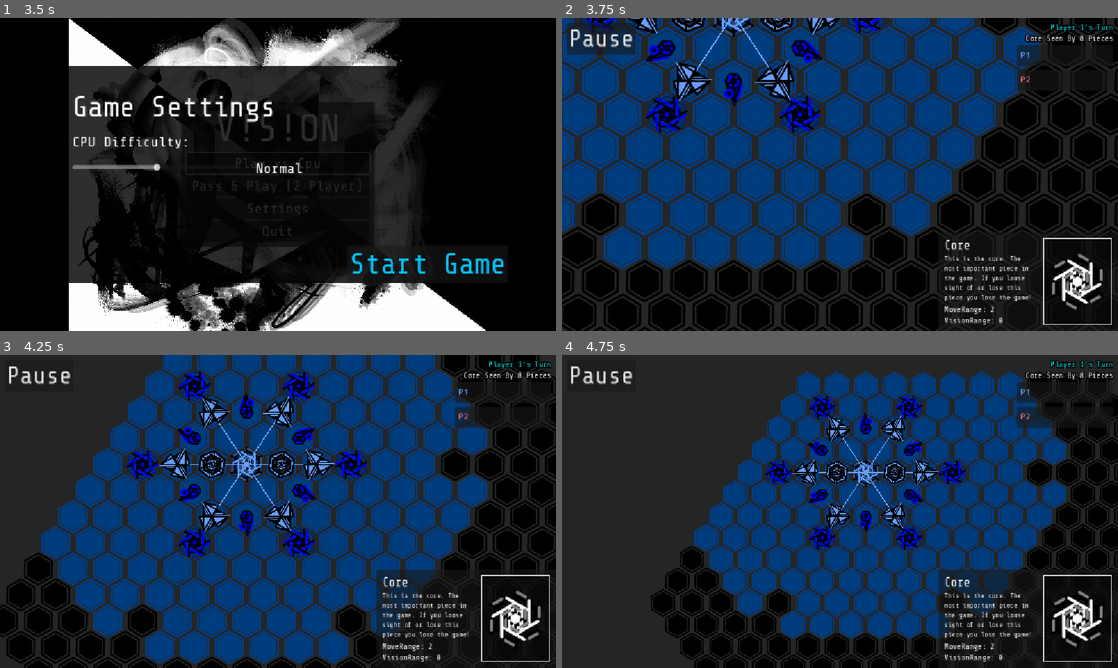
Above: before the commit, frames 1-4 (two rows, left to right).
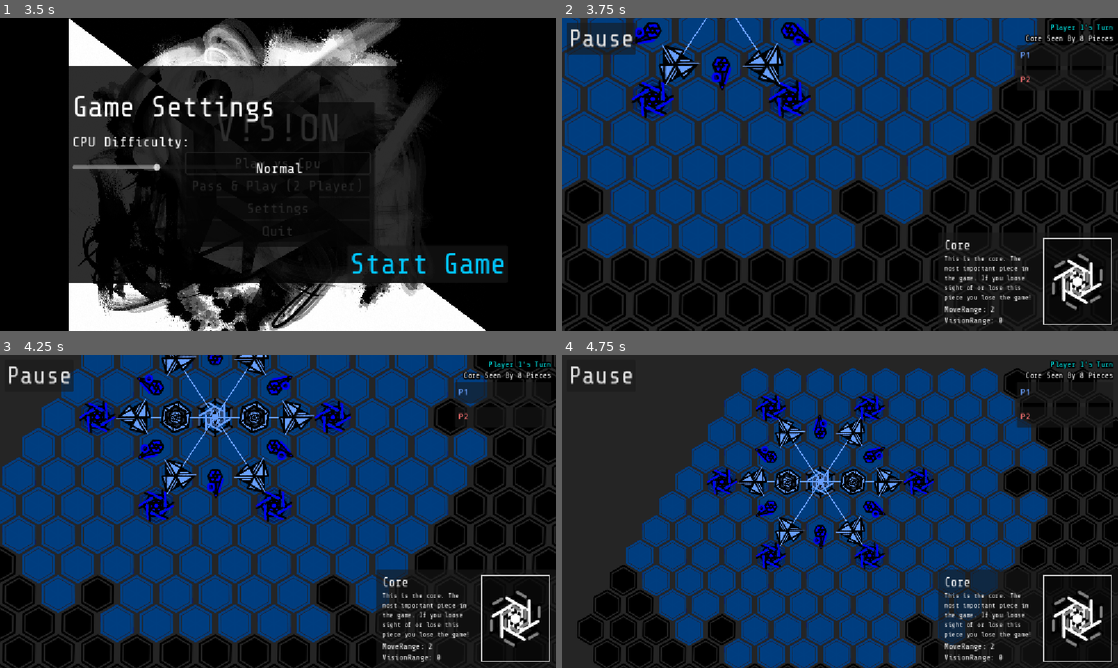
Above: after the commit, the same moments.

Repository: petesamerson/V-s-on
Game: Godot game, scene res://main_menu.tscn
Same seed, same stepped clock (60 frames per second), same inputs: the game is played once before the commit and once after it.
Inputs (mouse positions are in pixels of both pictures, inside the frame that each line leads up to):
- Up to frame 1 (3.5 s): click "Play vs Cpu" at 0.5 s; click "Play vs Cpu" at 1.25 s; click "Pass & Play (2 Player)" at 2 s; click "Pass & Play (2 Player)" at 2.75 s
- Up to frame 2 (3.75 s): click "Start Game" at 3.5 s
- Up to frame 3 (4.25 s): no input
- Up to frame 4 (4.75 s): drag from (806, 464) to (862, 386) at 4.27 s

Frame 1 is identical in both runs. In frame 2, 42% of the frame differs, in the area x 0-100%, y 0-100%; in frame 3, 50%; in frame 4, 43%.

Commit message:
AI Changes

Diff:
--- a/CPUPlayer.gd
+++ b/CPUPlayer.gd
@@ -1,5 +1,13 @@
 extends Node
 class_name CPUPlayer
+
+const CORE_CAPTURE_ENDGAME_PIECES := 3
+
+const EYE_MOVE_ENDGAME_PIECES_LEFT := 6
+const EYE_MOVE_ENDGAME_BONUS := 45.0
+
+const CORE_MOVE_ENDGAME_PIECES_LEFT := 4
+const CORE_MOVE_ENDGAME_BONUS := 60.0
 
 @export var player_number: int = 2
 @export_range(1,5) var difficulty: int = 5
@@ -31,6 +39,8 @@
 			enemy_last_seen[enemy.get_instance_id()] = enemy.get_cur_pos()
 
 	board.regenerate_all_piece_moves(enemy_player, true)
+
+	var visible_enemy_core := find_visible_core(enemy_player)
 
 	var own_core := find_core(player_number)
 	var core_under_attack := (
@@ -38,6 +48,8 @@
 		# and has_visible_attacker(own_core)
 		and board.is_piece_under_attack(own_core)
 	)
+
+	var non_core_pieces_left := count_non_core_pieces()
 
 	var actions: Array[Dictionary] = []
 
@@ -55,6 +67,35 @@
 			destinations = piece.generate_possible_moves(piece.get_cur_pos())
 
 		for destination in destinations:
+			if (
+				piece is CorePiece
+				and non_core_pieces_left > CORE_MOVE_ENDGAME_PIECES_LEFT
+				and not is_running_away(piece, destination)
+			):
+				continue
+
+			if (
+				piece is EyePiece
+				and non_core_pieces_left > EYE_MOVE_ENDGAME_PIECES_LEFT
+				and not is_running_away(piece, destination)
+			):
+				continue
+
+			if (
+				piece is EyePiece
+				and visible_enemy_core != null
+				and visible_enemy_core.cur_moves.has(destination)
+				and moves_from_position(piece, destination).has(
+					visible_enemy_core.get_cur_pos()
+				)
+				and not board.can_enemy_recapture_after_move(
+					visible_enemy_core,
+					destination,
+					piece
+				)
+			):
+				continue
+
 			var randomness_by_difficulty := [40.0, 28.0, 18.0, 10.0, 5.0]
 			var randomness: float = randomness_by_difficulty[
 				clampi(difficulty - 1, 0, 4)
@@ -122,7 +163,11 @@
 			continue
 		if not board.hasCellInVision(player_number, enemy.get_cur_pos()):
 			continue
-		if enemy.cur_moves.has(destination):
+		var enemy_moves: Array[Vector2i] = enemy.cur_moves
+		if enemy is TowerRotatePiece:
+			enemy_moves = (enemy as TowerRotatePiece).cur_possible_rotate_moves
+
+		if enemy_moves.has(destination):
 			return true
 
 	return false
@@ -149,17 +194,33 @@
 
 	var score: float = 0.0
 
+	# var captured_threatens_core := (
+	# 	captured != null
+	# 	and captured.cur_moves.has(own_core.get_cur_pos())
+	# )
+	# if core_under_attack and piece is CorePiece:
+	# 	if captured_threatens_core:
+	# 		score += 1600.0
+	# 	else:
+	# 		score += 100.0
+
 	var captured_threatens_core := (
 		captured != null
-		and captured.cur_moves.has(own_core.get_cur_pos())
+		and get_capture_moves(captured).has(own_core.get_cur_pos())
 	)
-	if core_under_attack and piece is CorePiece:
-		if captured_threatens_core:
-			score += 1600.0
+
+	var non_core_pieces_left := count_non_core_pieces()
+
+	if core_under_attack and captured_threatens_core:
+		if piece is CorePiece:
+			if non_core_pieces_left <= CORE_CAPTURE_ENDGAME_PIECES:
+				score += 1600.0
+			else:
+				score -= 5000.0
 		else:
-			score += 100.0
-		# if captured is CorePiece:
-		# 	return 100000.0
+			score += 2000.0
+	elif core_under_attack and piece is CorePiece:
+		score += 100.0
 
 	var own_support_after := count_core_support(
 		player_number,
@@ -200,6 +261,7 @@
 
 	var new_vision: Array[Vector2i] = piece.get_potential_vision(destination)
 
+
 	if not (piece is EyePiece):
 		for spawn_cell in board.get_possible_spawn_locations():
 			if not board.hasCellInVision(player_number, spawn_cell):
@@ -450,9 +512,45 @@
 	if threatened_before and not threatened_after:
 		score += 250.0 + float(piece.piece_value) * 100.0
 
+	if not threatened_after:
+		if (
+			piece is CorePiece
+			and non_core_pieces_left <= CORE_MOVE_ENDGAME_PIECES_LEFT
+			and own_support_after >= 2
+		):
+			score += CORE_MOVE_ENDGAME_BONUS
+		elif (
+			piece is EyePiece
+			and non_core_pieces_left <= EYE_MOVE_ENDGAME_PIECES_LEFT
+		):
+			score += EYE_MOVE_ENDGAME_BONUS
+
 	# Encourage rotating through pieces when choices are close in value.
 	if recent_piece_ids.has(piece.get_instance_id()):
 		score -= 14.0
+
+	var eye_forks_enabled := non_core_pieces_left <= EYE_MOVE_ENDGAME_PIECES_LEFT
+	var can_score_fork := (
+		not (piece is CorePiece)
+		and not threatened_after
+		and (
+			not (piece is EyePiece)
+			or (eye_forks_enabled and board.is_guarded(piece))
+		)
+	)
+
+	if can_score_fork:
+		var forks_before := count_attacked_enemies(piece, old_position)
+		var forks_after := count_attacked_enemies(piece, destination)
+
+		if forks_after >= 2 and forks_after > forks_before:
+			if piece is EyePiece:
+				score += 60.0
+			else:
+				score += minf(
+					25.0,
+					float(forks_after - forks_before) * 12.0
+				)
 
 	score -= float(piece.piece_value) * 5.0
 
@@ -559,6 +657,26 @@
 
 	return false
 
+func count_attacked_enemies(piece: Piece, destination: Vector2i) -> int:
+	var potential_moves: Array[Vector2i]
+
+	if piece is TowerRotatePiece:
+		potential_moves = (piece as TowerRotatePiece) \
+			.generate_all_possible_moves_with_rotation(destination)
+	else:
+		potential_moves = piece.generate_possible_moves(destination)
+
+	var attacked := 0
+	for node in board.player_pieces[1 if player_number == 2 else 0]:
+		var enemy := node as Piece
+		if enemy == null:
+			continue
+
+		if potential_moves.has(enemy.get_cur_pos()):
+			attacked += 1
+
+	return attacked
+
 func hex_distance(a: Vector2i, b: Vector2i) -> int:
 	var cube_a := Board.offset_to_cube(a)
 	var cube_b := Board.offset_to_cube(b)
@@ -673,3 +791,36 @@
 			return true
 
 	return false
+
+func count_non_core_pieces() -> int:
+	var count := 0
+
+	for node in board.player_pieces[player_number - 1]:
+		var piece := node as Piece
+		if piece != null and not (piece is CorePiece):
+			count += 1
+
+	return count
+
+func is_running_away(piece: Piece, destination: Vector2i) -> bool:
+	var current_position := piece.get_cur_pos()
+
+	return (
+		is_move_threatened(current_position)
+		and not is_move_threatened(destination)
+	)
+
+
+func moves_from_position(piece: Piece, position: Vector2i) -> Array[Vector2i]:
+	var original_moves := piece.cur_moves.duplicate()
+
+	if piece is TowerRotatePiece:
+		var tower := piece as TowerRotatePiece
+		var original_rotate_moves := tower.cur_possible_rotate_moves.duplicate()
+		var moves := tower.generate_all_possible_moves_with_rotation(position)
+		tower.cur_possible_rotate_moves = original_rotate_moves
+		return moves
+
+	var moves := piece.generate_possible_moves(position)
+	piece.cur_moves = original_moves
+	return moves
--- a/CorePiece.gd
+++ b/CorePiece.gd
@@ -32,7 +32,6 @@
 		return
 
 	var cell: Vector2i = board.local_to_map(position)
-	print("Current cell:", cell , "selected", selected)
 
 	if selected:
 		selected = false
--- a/EyePiece.gd
+++ b/EyePiece.gd
@@ -24,7 +24,6 @@
 		return
 
 	var cell: Vector2i = board.local_to_map(position)
-	print("Current cell:", cell , "selected", selected)
 
 	if selected:
 		selected = false
--- a/HopPiece.gd
+++ b/HopPiece.gd
@@ -48,7 +48,6 @@
 		return
 	var cell = board.local_to_map(position)  # current tile cell
 	# print(["Current cell:", cell , "selected", selected])
-	print("CLICKED:", self, "ID:", get_instance_id(), "selected:", selected)
 
 	old_selected_tile_ids = []
 	if(selected):
--- a/TowerRotatePiece.gd
+++ b/TowerRotatePiece.gd
@@ -179,7 +179,7 @@
 	var original_direction := cur_direction
 	var original_moves: Array[Vector2i] = cur_moves.duplicate()
 
-	for direction in range(5):
+	for direction in range(6):
 		cur_direction = direction#posmod(original_direction + direction_offset, 6)
 
 		for move in generate_possible_moves(cur_location):
--- a/board.gd
+++ b/board.gd
@@ -26,6 +26,7 @@
 var play_vs_cpu: bool = false
 
 var game_setup_complete := false
+var cpu_turn_in_progress := false
 
 # Called when the node enters the scene tree for the first time.
 func _ready() -> void:
@@ -517,7 +518,6 @@
 
 func update_all_piece_vision(excluded_pieces: Array[Piece] = []):
 	clear_board()
-	print(str("Current player: ") + str(current_player))
 	if(current_player == 1):
 		for p in player_pieces[0]:
 			if(!excluded_pieces.has(p)):
@@ -528,18 +528,15 @@
 			p.visible = true
 		for p in player_pieces[1]:
 			p.visible = false
-			print("update hide all")
 	else:
 		if(cpu_player == null):
 			for p in player_pieces[1]:
 				if(!excluded_pieces.has(p)):
-					print("updating vision for player 2")
 					print(p.getTypeString())
 					p.draw_current_vision()
 					p.update_piece_color()
 			for p in player_pieces[0]:
 				p.visible = false
-				print("update hide all")
 			for p in player_pieces[1]:
 				p.visible = true
 
@@ -601,6 +598,8 @@
 
 func does_move_unpower_core(moved_piece: Piece, new_move: Vector2i) -> bool:
 	var core = get_current_core()
+	if core == null:
+		return false
 	if(moved_piece.cur_vision.has(core.get_cur_pos())):
 		if(core.power_count == 1):
 			if(!moved_piece.get_potential_vision(new_move).has(core.get_cur_pos())):
@@ -657,17 +656,21 @@
 	regenerate_all_piece_moves(attacker_player, true)
 
 	var target_cell := piece.get_cur_pos()
-	print("piece cell: " + str(target_cell) + " owned by player " + str(piece.owned_player))
 	var attacked := false
 
 	for attacker in player_pieces[attacker_player - 1]:
-		for move in attacker.cur_moves:
-			print("attacker: " + str(attacker) + " move: " + str(move))
-		if attacker.cur_moves.has(target_cell):
-			attacked = true
-			if piece is CorePiece:
-				attacker.visible = true
-			break
+		# if attacker.cur_moves.has(target_cell):
+		var attacker_moves: Array[Vector2i]
+		if attacker is TowerRotatePiece:
+			attacker_moves = (attacker as TowerRotatePiece).cur_possible_rotate_moves
+		else:
+			attacker_moves = attacker.cur_moves
+
+		if attacker_moves.has(target_cell):
+				attacked = true
+				if piece is CorePiece:
+					attacker.visible = true
+				break
 
 	# current_player = previous_current_player
 	return attacked
@@ -1063,10 +1066,11 @@
 # 		turn_menu.hide()
 func end_turn_vs_cpu() -> void:
 	current_player = 2 if current_player == 1 else 1
-	update_turn_text()
 
 	if current_player == cpu_player.player_number:
 		update_turn_text()
+		await get_tree().process_frame
+		cpu_turn_in_progress = true
 		cpu_player.take_turn()
 
 		if player_last_moves.size() < 2:
@@ -1076,14 +1080,9 @@
 			if(cpu_player.last_moved_piece != null):
 				player_last_moves[1] = cpu_player.last_moved_piece
 	else:
-		# # update_all_piece_vision()
-		# # turn_menu.hide()
-		# # if(cpu_player.last_moved_piece != null):
-		# # 	await update_move_camera(cpu_player.last_moved_piece)
-		# # 	await update_move_camera(player_last_moves[0])
-		# update_turn_text()
 		update_all_piece_vision()
 		turn_menu.hide()
+		update_turn_text()
 
 		# First show the CPU move, if it is visible.
 		var enemy_move: Piece = cpu_player.last_moved_piece
@@ -1111,8 +1110,6 @@
 		else:
 			await move_camera_to_core()
 
-		update_turn_text()
-
 func update_move_camera(movedPiece: Piece):
 	update_all_piece_vision()
 	if(movedPiece.owned_player == current_player):
@@ -1154,7 +1151,6 @@
 		cur_range = 2
 	for i in range(cur_range):
 		set_cell(Vector2i(cur_ani_x - ani_offset,cur_ani_y), 12, Vector2i(0,0))
-		# print(["curAni xy", cur_ani_x, cur_ani_y, "index|offset", ani_index, ani_offset])
 		if(cur_ani_y % 2 == 1):
 			ani_offset += 1
 		cur_ani_y += 1
@@ -1791,3 +1787,7 @@
 
 func _on_quit_pressed() -> void:
 	get_tree().change_scene_to_file("res://main_menu.tscn")
+
+
+
+const CORE_CAPTURE_ENDGAME_PIECES := 3
--- a/game_camera.gd
+++ b/game_camera.gd
@@ -67,7 +67,6 @@
 
 	elif event is InputEventMouseMotion and dragging and is_mobile_browser == false:
 		var current_mouse = get_global_mouse_position()
-		print(["move", current_mouse, drag_start_mouse, drag_start_position])
 		var drag_target = drag_start_position - (current_mouse - drag_start_mouse)
 		position = position.lerp(drag_target, 0.5)
 
@@ -86,7 +85,6 @@
 				var difference = current_distance - test_previous_distance
 				var factor = 1.0 + difference * 0.005
 
-				print("Fake pinch: ", current_distance, " factor: ", factor)
 
 				_zoom_to_point(
 					factor,
@@ -117,7 +115,6 @@
 		# Two fingers = pinch zoom
 		if touches.size() == 2:
 			wasPinched = true
-			print("Pinch zoom")
 			var positions = touches.values()
 			var current_distance = positions[0].distance_to(
 				positions[1]
@@ -188,6 +185,7 @@
 	target_position: Vector2,
 	target_zoom: float
 ) -> void:
+	board.cpu_turn_in_progress = true
 	var tween := create_tween()
 
 	tween.set_parallel(true)
@@ -196,13 +194,14 @@
 		self,
 		"global_position",
 		target_position,
-		1.0
+		1.5
 	)
 
 	tween.tween_property(
 		self,
 		"zoom",
 		Vector2(target_zoom, target_zoom),
-		1.0
+		1.5
 	)
 	await tween.finished
+	board.cpu_turn_in_progress = false
--- a/piece.gd
+++ b/piece.gd
@@ -126,7 +126,7 @@
 func on_clicked() -> void:
 	if(owned_player != board.current_player):
 		return
-	if(position == null or board == null):
+	if(position == null or board == null or board.cpu_turn_in_progress):
 		return
 	if(board.current_player != owned_player):
 		return
Not shown, changed: V!s!on.html
Not shown, changed: V!s!on.pck
